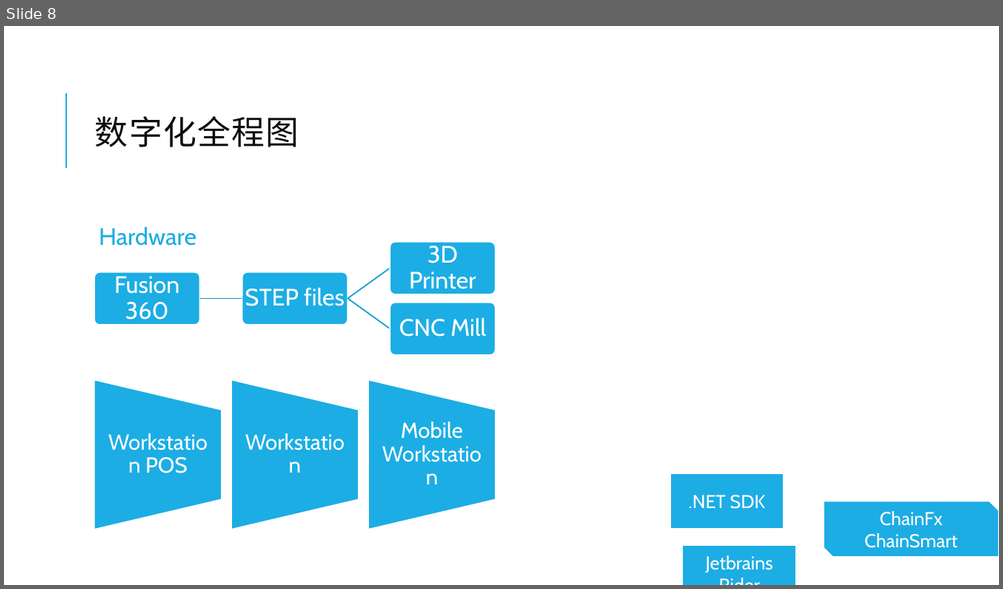
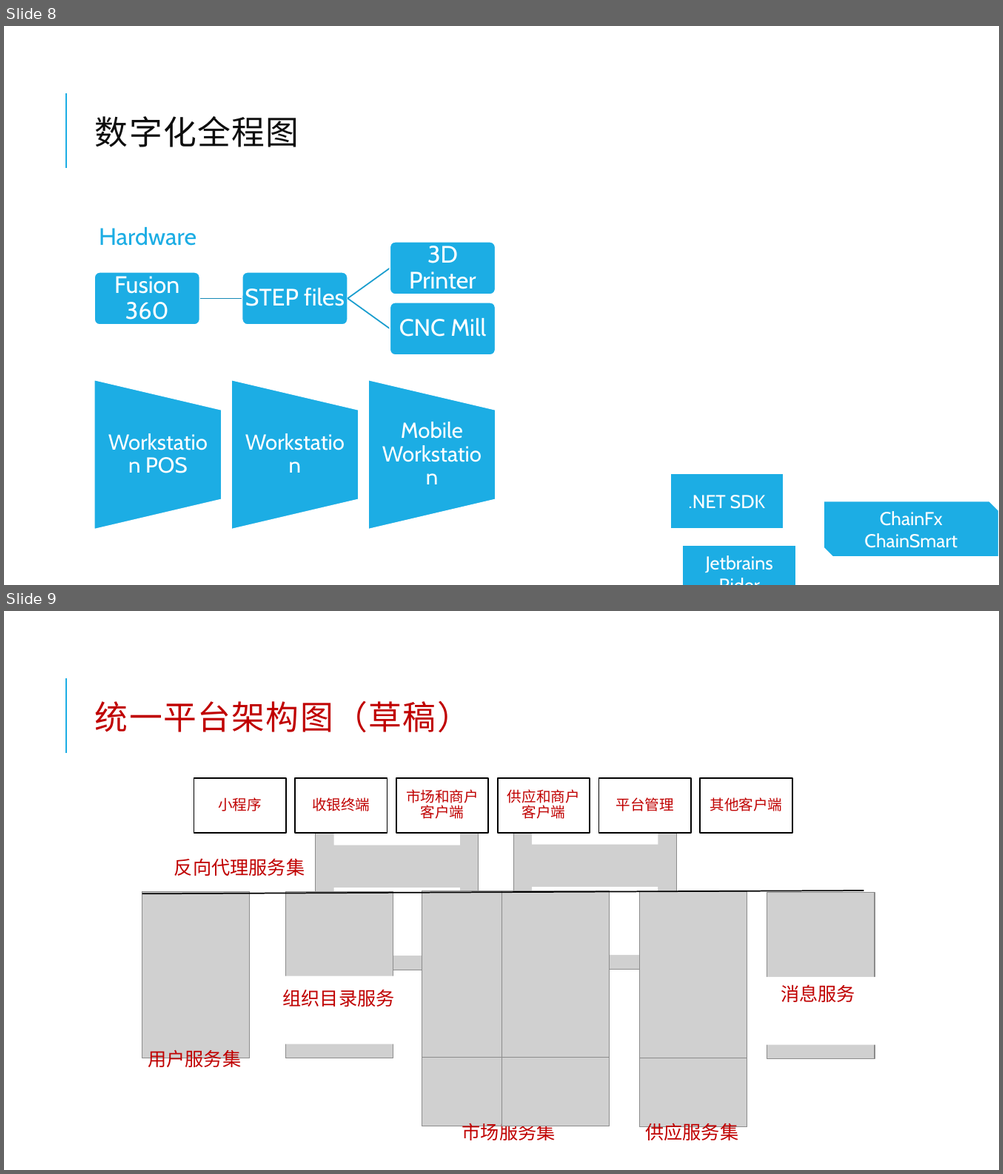
Before and after one commit to jzgi/chainfx, a slide deck: Docs/品链框架.pptx. Shown one above the other, each under a label of ours: slide 8 before the commit, slides 8 and 9 after it. The pictures are 1003x589 and 1003x1174 pixels, drawn with LibreOffice and Linux fonts; fonts in the diff are those of the drawing; grey boxes stand for pictures. Boxes give left, top, right and bottom in pixels: in the first picture for what was removed or moved away, otherwise in the second. Text is boxed around its words. In the diff, an @@ line names an element or a change of style, - is before the commit and + after.

```diff
--- a/Docs/品链框架.pptx
+++ b/Docs/品链框架.pptx
@@ slide 9 added at bbox=[4, 611, 999, 1170], background #FFFFFF; not listed: 1 template element that a slide beside it also shows @@
@@ title added at bbox=[95, 701, 470, 732], 32 pt, text #C00000 @@
+统一平台架构图（草稿）
@@ picture added at bbox=[315, 803, 478, 970] @@
@@ rectangle added at bbox=[334, 803, 460, 846], fill #FFFFFF @@
@@ picture added at bbox=[514, 803, 676, 969] @@
@@ rectangle added at bbox=[532, 802, 658, 845], fill #FFFFFF @@
@@ group added at bbox=[193, 778, 792, 833]: 6 rectangles, 6 texts @@
+小程序
+收银终端
+市场和商户客户端
+供应和商户客户端
+平台管理
+其他客户端
@@ text added at bbox=[174, 859, 304, 876], 18 pt, text #C00000 @@
+反向代理服务集
@@ picture added at bbox=[142, 891, 250, 1058] @@
@@ line added from (142, 894) to (864, 891), #000000 1.25 pt @@
@@ picture added at bbox=[285, 891, 392, 1058] @@
@@ rectangle added at bbox=[334, 888, 460, 956], fill #FFFFFF @@
@@ picture added at bbox=[422, 891, 529, 1057] @@
@@ picture added at bbox=[502, 891, 609, 1057] @@
@@ rectangle added at bbox=[532, 887, 657, 955], fill #FFFFFF @@
@@ picture added at bbox=[640, 891, 747, 1058] @@
@@ picture added at bbox=[767, 893, 875, 1059] @@
@@ picture added at bbox=[422, 960, 529, 1127] @@
@@ picture added at bbox=[502, 960, 609, 1127] @@
@@ picture added at bbox=[640, 961, 747, 1128] @@
@@ rectangle added at bbox=[274, 977, 400, 1045], fill #FFFFFF @@
@@ rectangle added at bbox=[755, 977, 882, 1045], fill #FFFFFF @@
@@ text added at bbox=[780, 985, 855, 1002], 18 pt, text #C00000 @@
+消息服务
@@ text added at bbox=[283, 990, 395, 1007], 18 pt, text #C00000 @@
+组织目录服务
@@ text added at bbox=[148, 1051, 241, 1071], 18 pt, text #C00000 @@
+用户服务集
@@ text added at bbox=[462, 1120, 555, 1144], 18 pt, text #C00000 @@
+市场服务集
@@ text added at bbox=[645, 1123, 738, 1144], 18 pt, text #C00000 @@
+供应服务集
```
Also in this commit, not shown: 8 other files.
